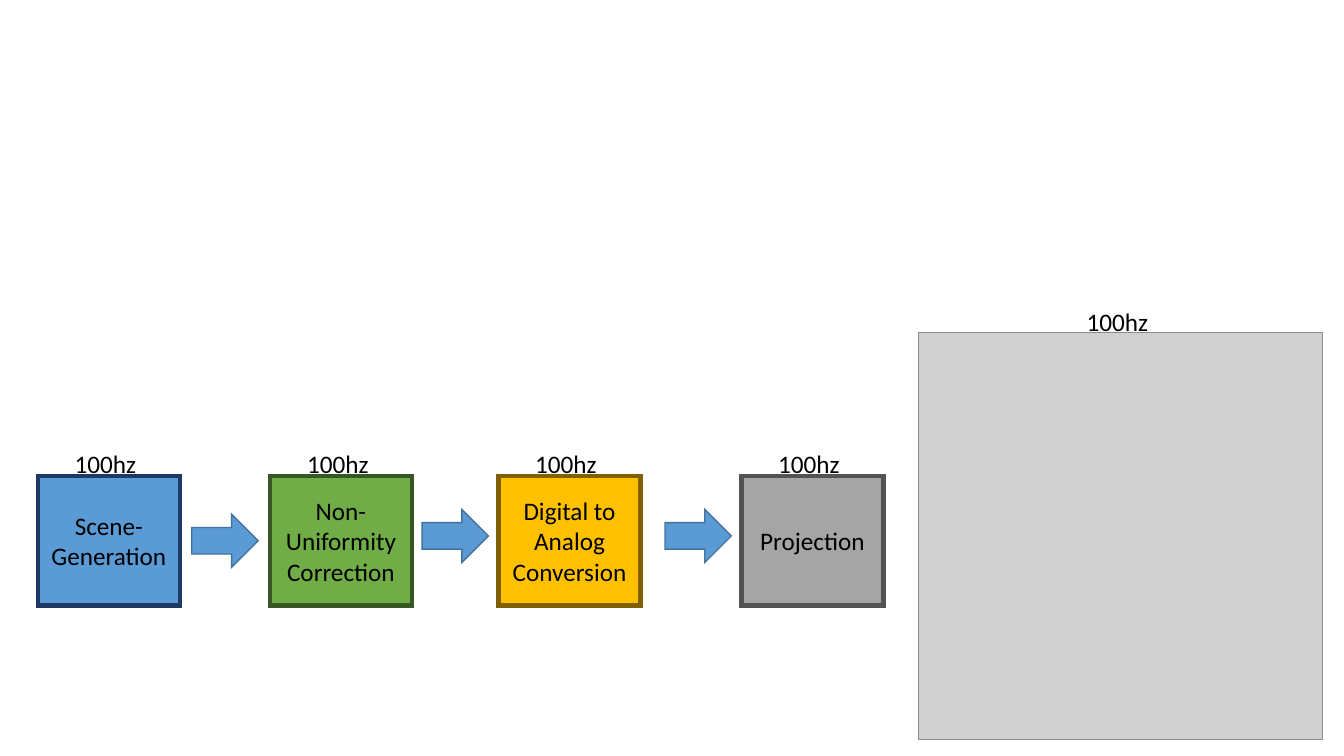
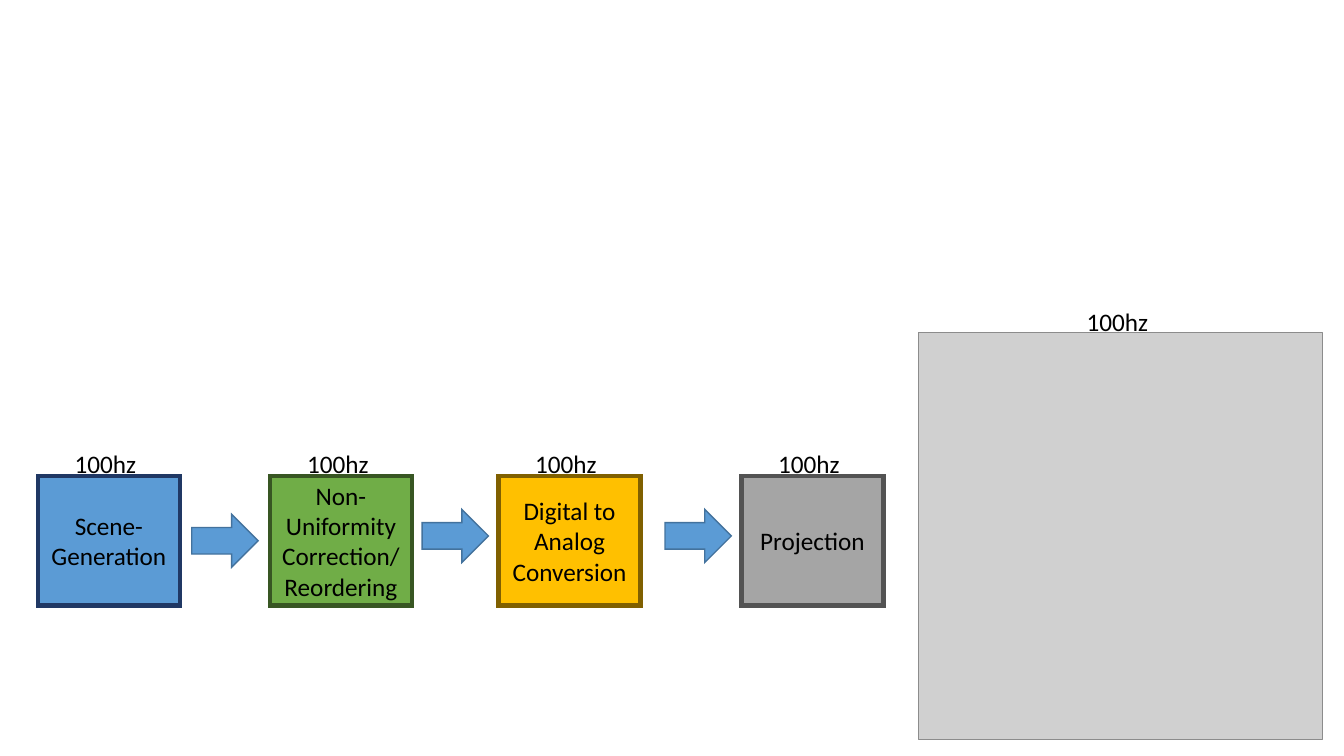
Before and after one commit to snaphat/phd_aaron_landwehr, a slide deck: slide 1 of fig/typical_projection_system.pptx. Drawn at 1344x756 pixels with LibreOffice and Linux fonts; fonts in the diff are those of the drawing; grey boxes stand for pictures. Boxes give left, top, right and bottom in pixels: in the first picture for what was removed or moved away, otherwise in the second. Text is boxed around its words. In the diff, an @@ line names an element or a change of style, - is before the commit and + after.

```diff
--- a/fig/typical_projection_system.pptx
+++ b/fig/typical_projection_system.pptx
@@ text in rectangle at [282, 489, 399, 601]: text changed @@
-Non-Uniformity Correction
+Non-Uniformity Correction/ Reordering
```
Also in this commit, not shown: 7 other files.
